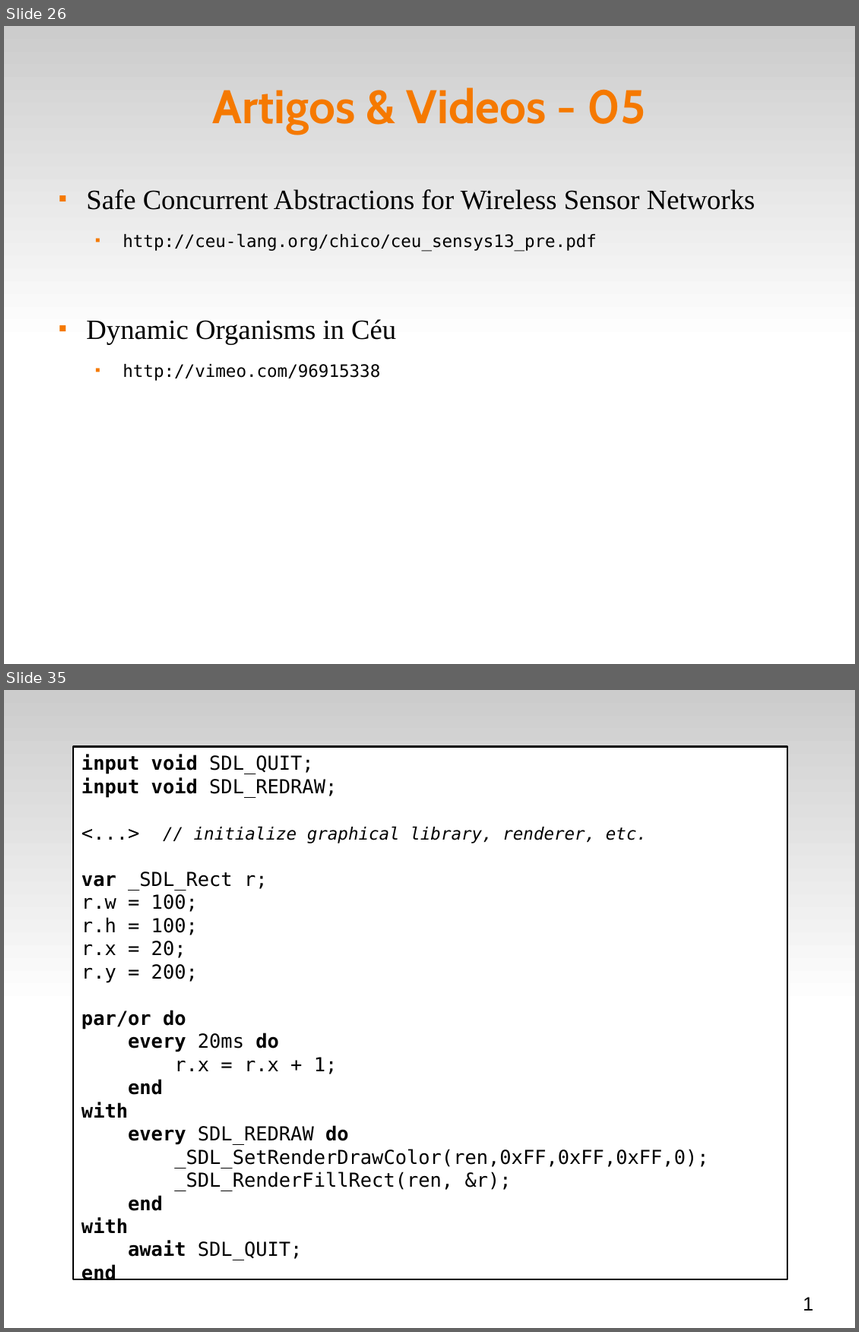
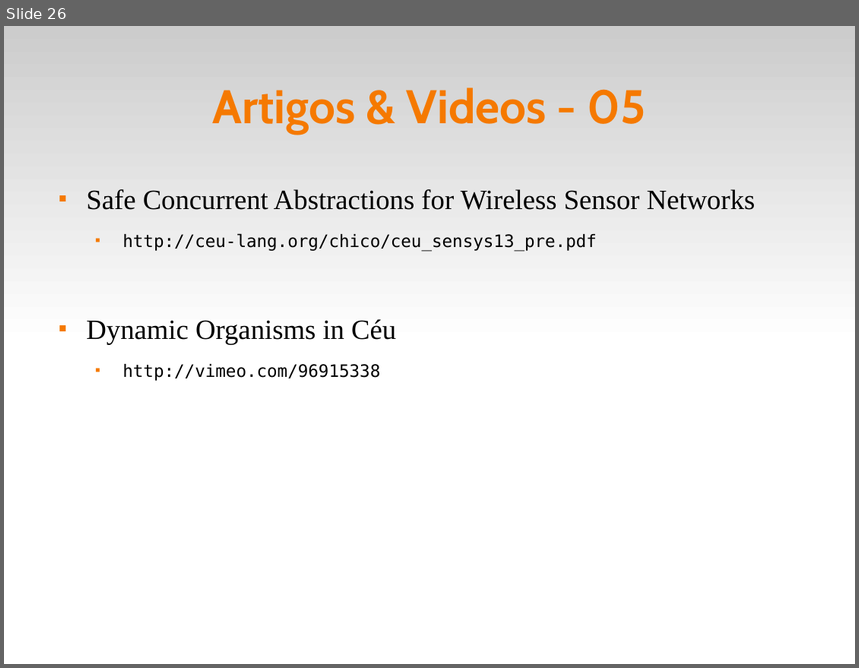
Before and after one commit to fsantanna-uerj/reativos, a slide deck: slides/05_ceu.odp. Shown one above the other, each under a label of ours: slides 26 and 35 before the commit, slide 26 after it; the slides between them are not shown. The pictures are 859x1332 and 859x668 pixels, drawn with LibreOffice and Linux fonts; fonts in the diff are those of the drawing. Boxes give left, top, right and bottom in pixels: in the first picture for what was removed or moved away, otherwise in the second. Text is boxed around its words. In the diff, an @@ line names an element or a change of style, - is before the commit and + after.

```diff
--- a/slides/05_ceu.odp
+++ b/slides/05_ceu.odp
@@ slide 35 removed at bbox=[4, 690, 855, 1328], background #FFFFFF; not listed: 1 template element that a slide beside it also shows @@
@@ rectangle removed at bbox=[73, 746, 788, 1280] @@
-input void SDL_QUIT;
-input void SDL_REDRAW;
-<...> // initialize graphical library, renderer, etc.
-var _SDL_Rect r;
-r.w = 100;
-r.h = 100;
-r.x = 20;
-r.y = 200;
-par/or do
-every 20ms do
-r.x = r.x + 1;
-end
-with
-every SDL_REDRAW do
-_SDL_SetRenderDrawColor(ren,0xFF,0xFF,0xFF,0);
-_SDL_RenderFillRect(ren, &r);
-end
-with
-await SDL_QUIT;
-end
@@ text removed at bbox=[803, 1297, 813, 1311] @@
-1
```
Also in this commit, not shown: 17 other slides removed, 5 other files.
